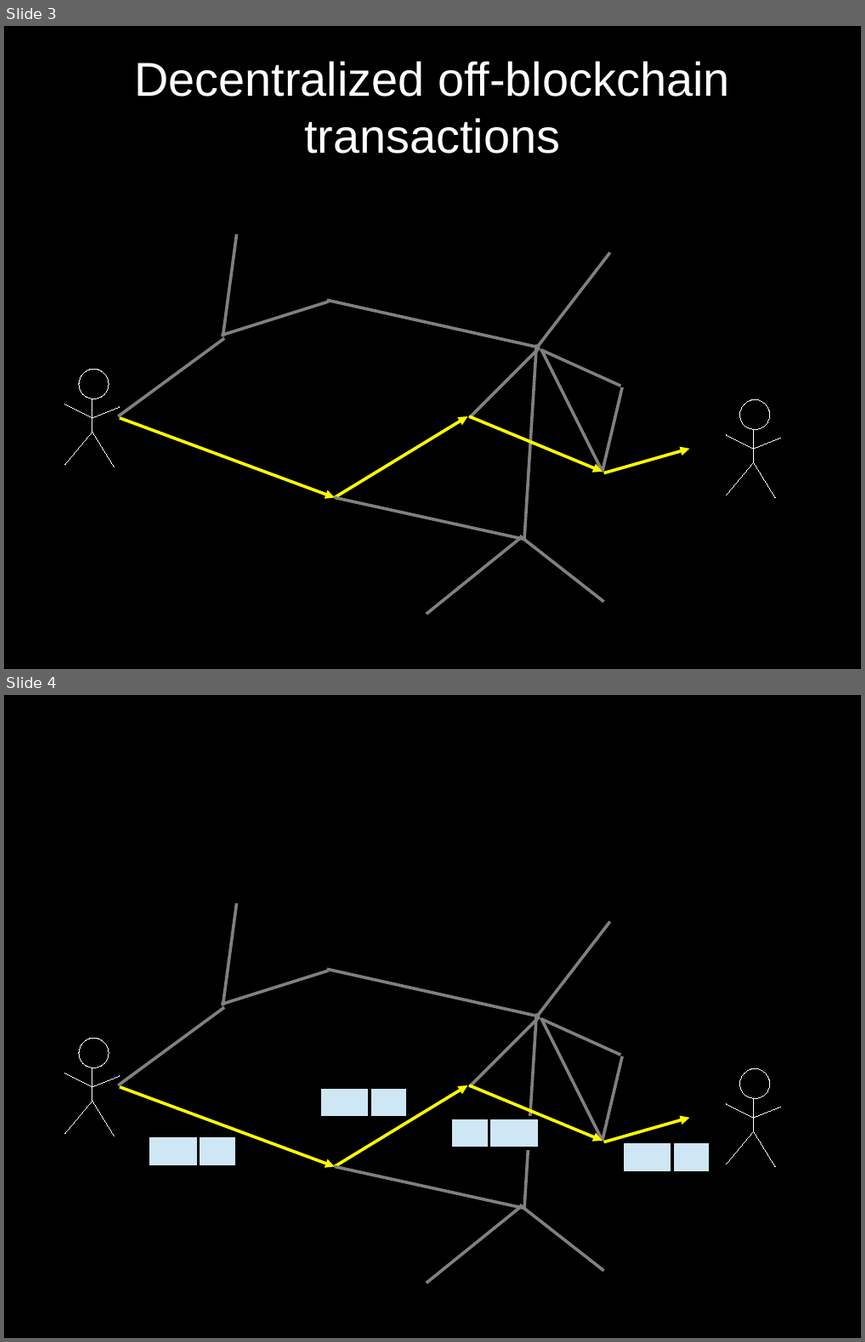
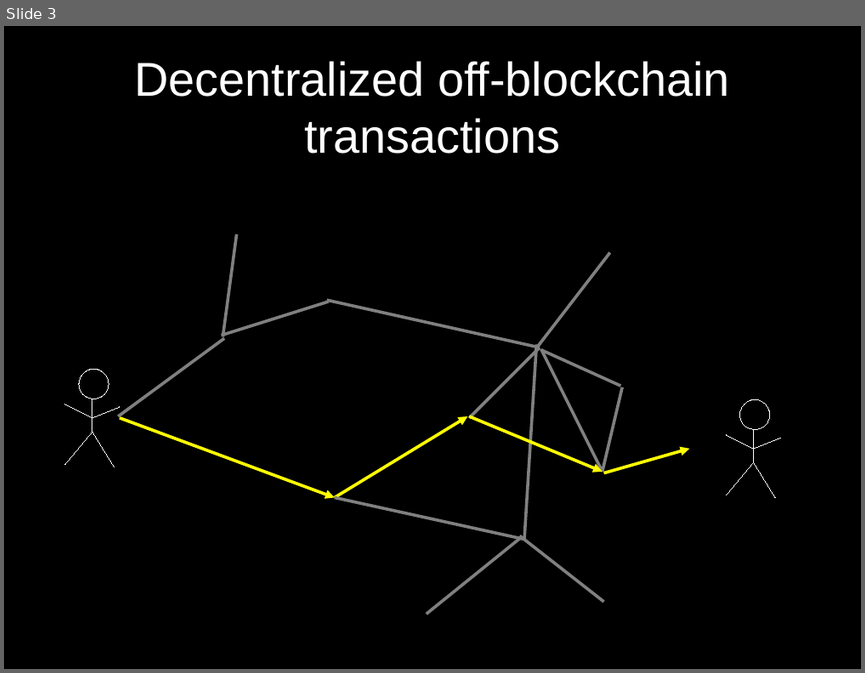
Before and after one commit to cornwarecjp/amiko-pay, a slide deck: doc/lightning-presentation.odp. Shown one above the other, each under a label of ours: slides 3 and 4 before the commit, slide 3 after it. The pictures are 865x1342 and 865x673 pixels, drawn with LibreOffice and Linux fonts; fonts in the diff are those of the drawing. Boxes give left, top, right and bottom in pixels: in the first picture for what was removed or moved away, otherwise in the second. Text is boxed around its words. In the diff, an @@ line names an element or a change of style, - is before the commit and + after.

```diff
--- a/doc/lightning-presentation.odp
+++ b/doc/lightning-presentation.odp
@@ slide 4 removed at box(4, 695, 861, 1338), background #000000 @@
@@ line removed from (236, 903) to (222, 1006) @@
@@ line removed from (610, 921) to (538, 1015) @@
@@ line removed from (328, 970) to (222, 1004) @@
@@ line removed from (327, 969) to (540, 1016) @@
@@ line removed from (118, 1085) to (224, 1008) @@
@@ line removed from (469, 1087) to (540, 1016) @@
@@ line removed from (524, 1209) to (537, 1013) @@
@@ line removed from (602, 1140) to (541, 1018) @@
@@ line removed from (620, 1055) to (543, 1019) @@
@@ group removed at box(65, 1038, 120, 1136): 5 lines, 1 ellipse @@
@@ line removed from (622, 1056) to (602, 1140) @@
@@ arrow removed from (120, 1087) to (335, 1166) @@
@@ rectangle removed at box(319, 1087, 370, 1117) @@
@@ arrow removed from (335, 1166) to (467, 1085) @@
@@ rectangle removed at box(370, 1087, 408, 1117) @@
@@ arrow removed from (469, 1085) to (602, 1140) @@
@@ group removed at box(726, 1068, 781, 1166): 5 lines, 1 ellipse @@
@@ rectangle removed at box(451, 1117, 489, 1147) @@
@@ rectangle removed at box(489, 1117, 539, 1147) @@
@@ arrow removed from (604, 1142) to (690, 1117) @@
@@ rectangle removed at box(148, 1136, 199, 1166) @@
@@ rectangle removed at box(199, 1136, 236, 1166) @@
@@ rectangle removed at box(622, 1142, 672, 1173) @@
@@ rectangle removed at box(673, 1142, 710, 1173) @@
@@ line removed from (522, 1208) to (335, 1166) @@
@@ line removed from (521, 1206) to (426, 1283) @@
@@ line removed from (519, 1205) to (604, 1270) @@
```
Also in this commit, not shown: 3 slides changed, 1 slide added, 1 other slide removed.
